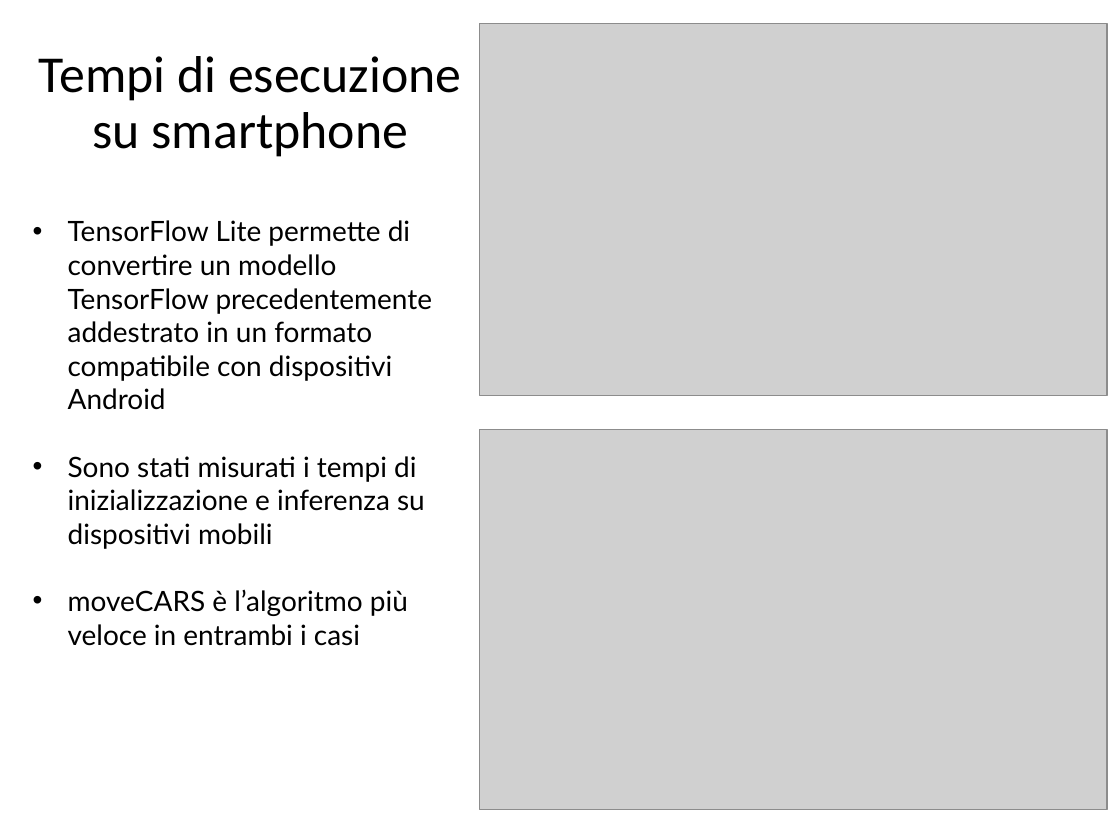
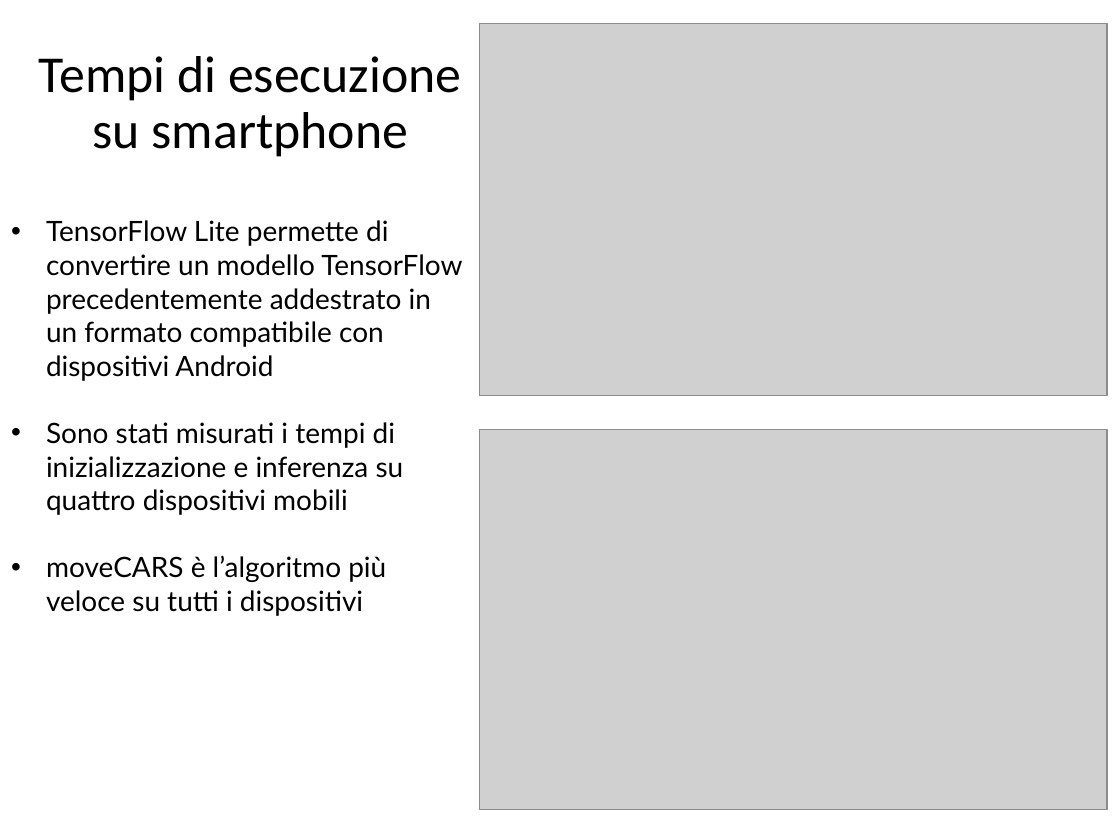
Before and after one commit to CriptHunter/tesi, a slide deck: slide 10 of presentazione/presentazione.pptx (slide 9 before the commit). Drawn at 1120x840 pixels with LibreOffice and Linux fonts; fonts in the diff are those of the drawing; grey boxes stand for pictures. Boxes give left, top, right and bottom in pixels: in the first picture for what was removed or moved away, otherwise in the second. Text is boxed around its words. In the diff, an @@ line names an element or a change of style, - is before the commit and + after.

```diff
--- a/presentazione/presentazione.pptx
+++ b/presentazione/presentazione.pptx
@@ text "TensorFlow Lite permette di convertire ...": place and size @@
-text "TensorFlow Lite permette di convertire ..." at <box>68,220,433,646</box>
+text "TensorFlow Lite permette di convertire ..." at <box>46,220,462,616</box>
@@ text at <box>46,422,404,616</box>: text changed @@
-• Sono stati misurati i tempi di inizializzazione e inferenza su dispositivi mobili
-• moveCARS è l’algoritmo più veloce in entrambi i casi
+• Sono stati misurati i tempi di inizializzazione e inferenza su quattro dispositivi mobili
+• moveCARS è l’algoritmo più veloce su tutti i dispositivi
```
Also in this commit, not shown: 8 other slides changed, 1 slide added.
